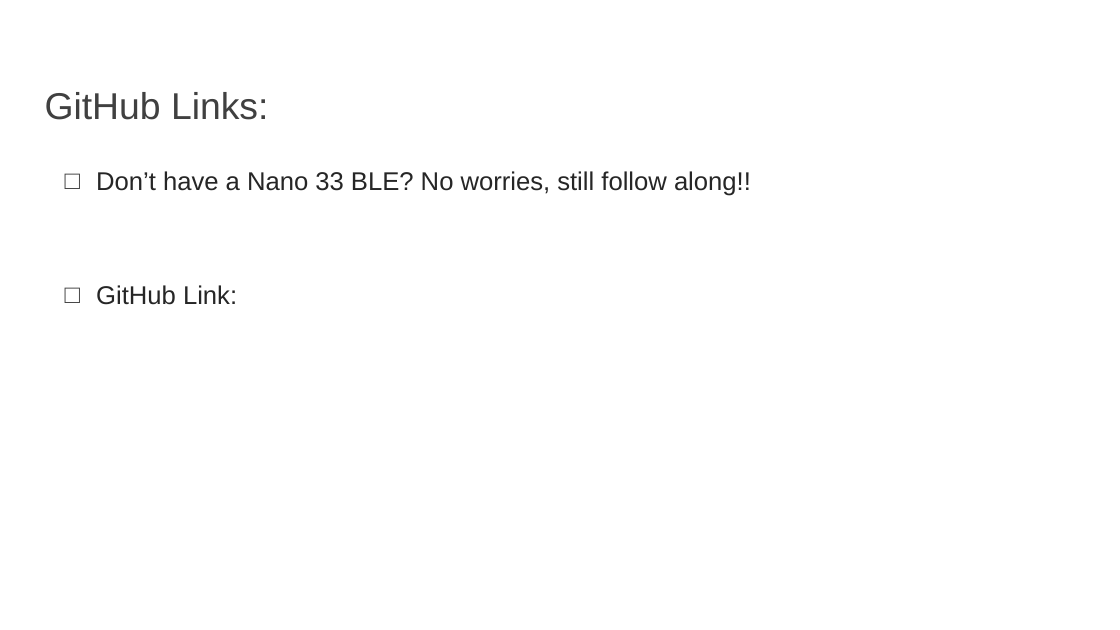
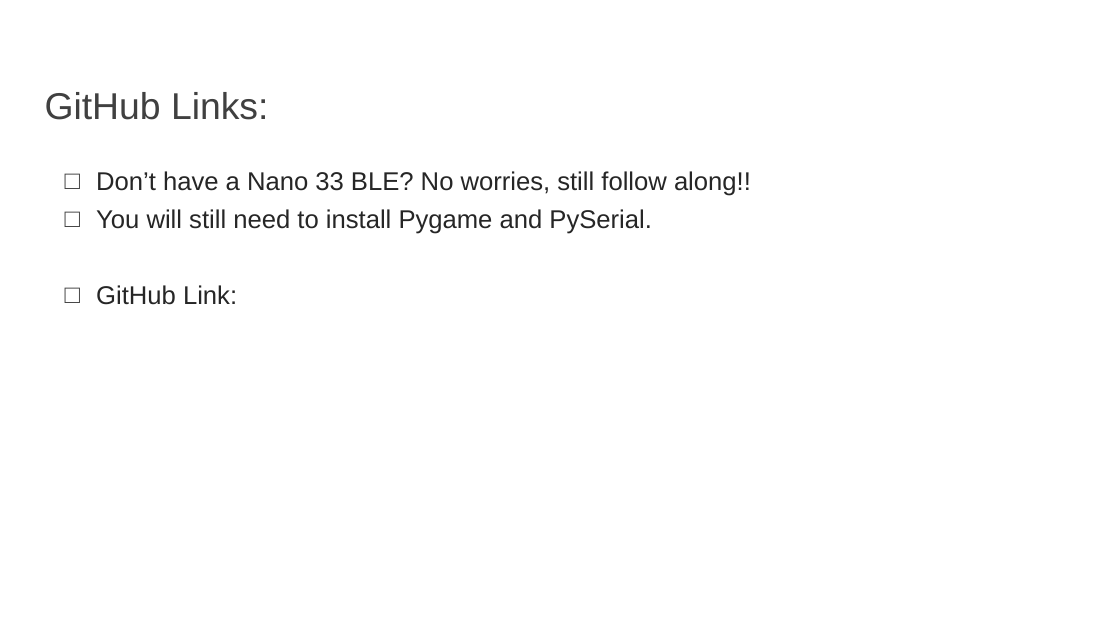
Before and after one commit to Nikolas-05/Magic-Wand, a slide deck: slide 2 of MagicWand.pptx (slide 5 before the commit). Drawn at 1120x630 pixels with LibreOffice and Linux fonts; fonts in the diff are those of the drawing; background and template pictures are left out. Boxes give left, top, right and bottom in pixels: in the first picture for what was removed or moved away, otherwise in the second. Text is boxed around its words. In the diff, an @@ line names an element or a change of style, - is before the commit and + after.

```diff
--- a/MagicWand.pptx
+++ b/MagicWand.pptx
@@ text at bbox=[96, 209, 651, 234]: paragraph added @@
+□ You will still need to install Pygame and PySerial.
```
Also in this commit, not shown: 1 other file.
